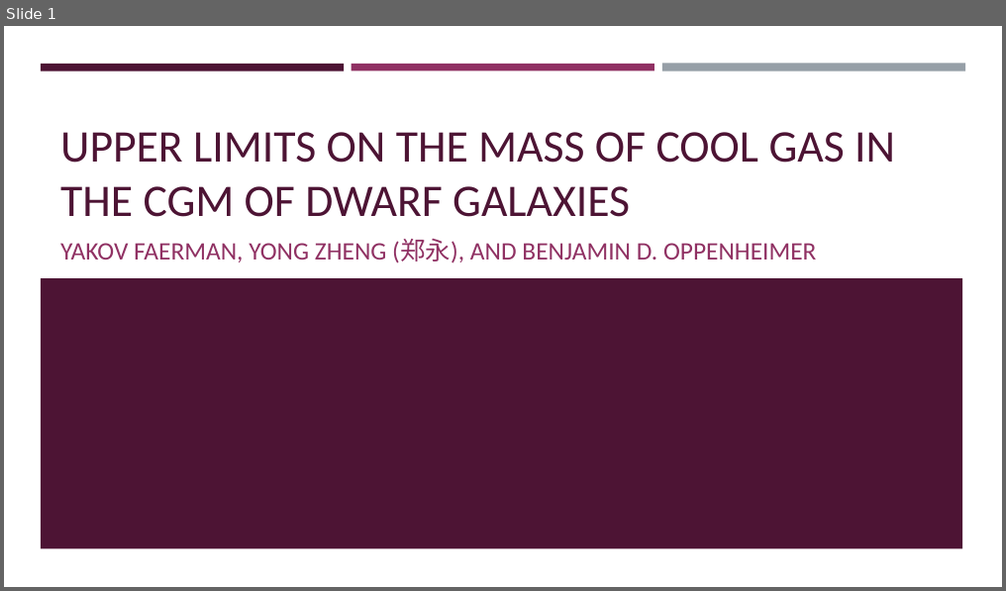
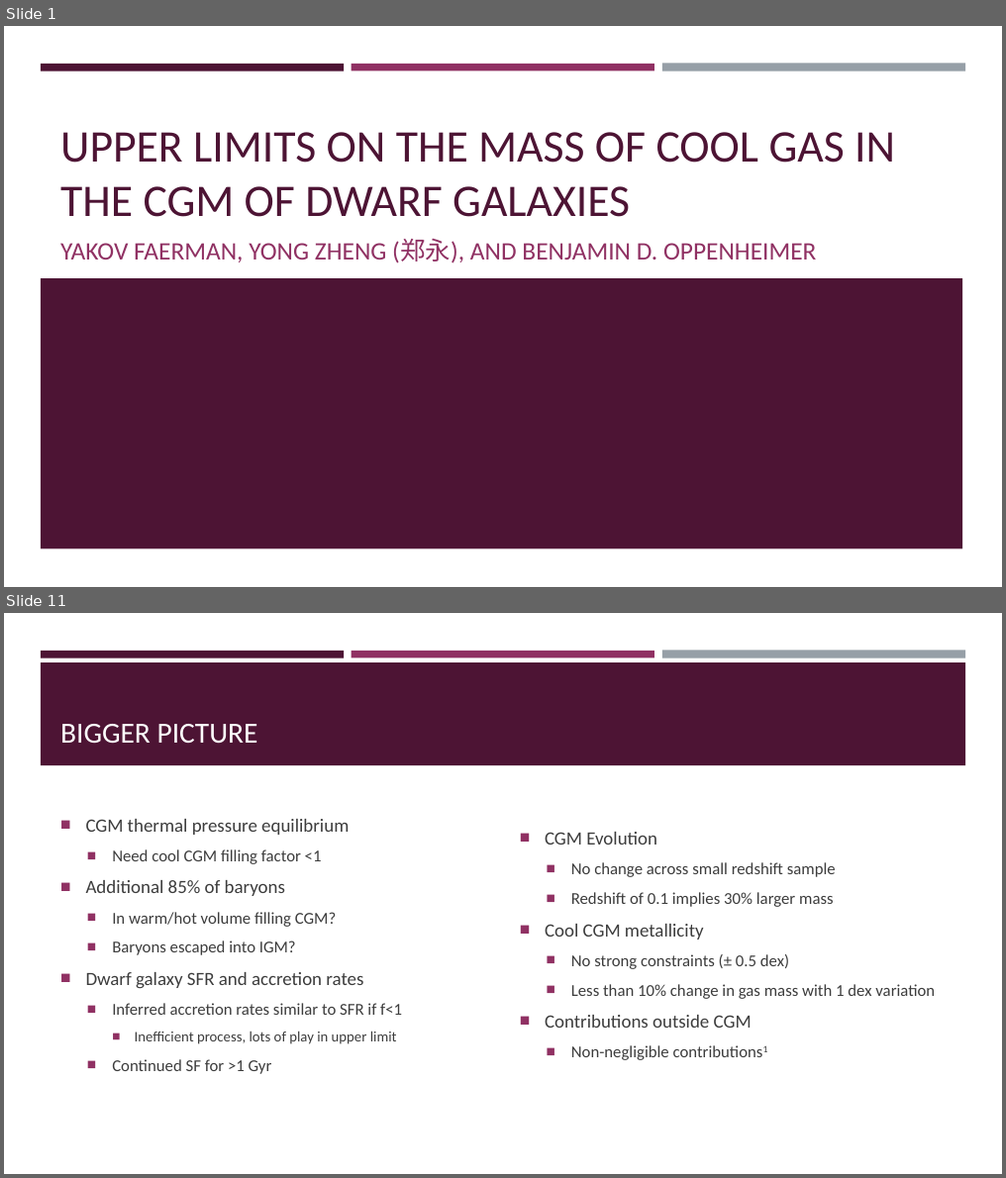
Before and after one commit to brockparker/Research, a slide deck: CGM/CGM_Group_20250204.pptx. Shown one above the other, each under a label of ours: slide 1 before the commit, slides 1 and 11 after it; the slides between them are not shown. The pictures are 1006x591 and 1006x1178 pixels, drawn with LibreOffice and Linux fonts; fonts in the diff are those of the drawing. Boxes give left, top, right and bottom in pixels: in the first picture for what was removed or moved away, otherwise in the second. Text is boxed around its words. In the diff, an @@ line names an element or a change of style, - is before the commit and + after.

```diff
--- a/CGM/CGM_Group_20250204.pptx
+++ b/CGM/CGM_Group_20250204.pptx
@@ slide 11 added at <box>4,613,1002,1174</box>, background #FFFFFF; not listed: 3 template elements that a slide beside it also shows @@
@@ rectangle added at <box>41,663,965,766</box>, fill #4D1434 @@
@@ title added at <box>60,724,258,744</box>, 23.1 pt, text #FFFFFF @@
+BIGGER PICTURE
@@ text added at <box>86,819,402,1074</box>, 13.2 pt, text #3D3D3D @@
+■ CGM thermal pressure equilibrium
+  ■ Need cool CGM filling factor <1
+■ Additional 85% of baryons
+  ■ In warm/hot volume filling CGM?
+  ■ Baryons escaped into IGM?
+■ Dwarf galaxy SFR and accretion rates
+  ■ Inferred accretion rates similar to SFR if f<1
+    ■ Inefficient process, lots of play in upper limit
+  ■ Continued SF for >1 Gyr
@@ text added at <box>545,832,935,1060</box>, 13.2 pt, text #3D3D3D @@
+■ CGM Evolution
+  ■ No change across small redshift sample
+  ■ Redshift of 0.1 implies 30% larger mass
+■ Cool CGM metallicity
+  ■ No strong constraints (± 0.5 dex)
+  ■ Less than 10% change in gas mass with 1 dex variation
+■ Contributions outside CGM
+  ■ Non-negligible contributions1
```
Also in this commit, not shown: 14 other slides added, 9 slides removed, 1 other file.
